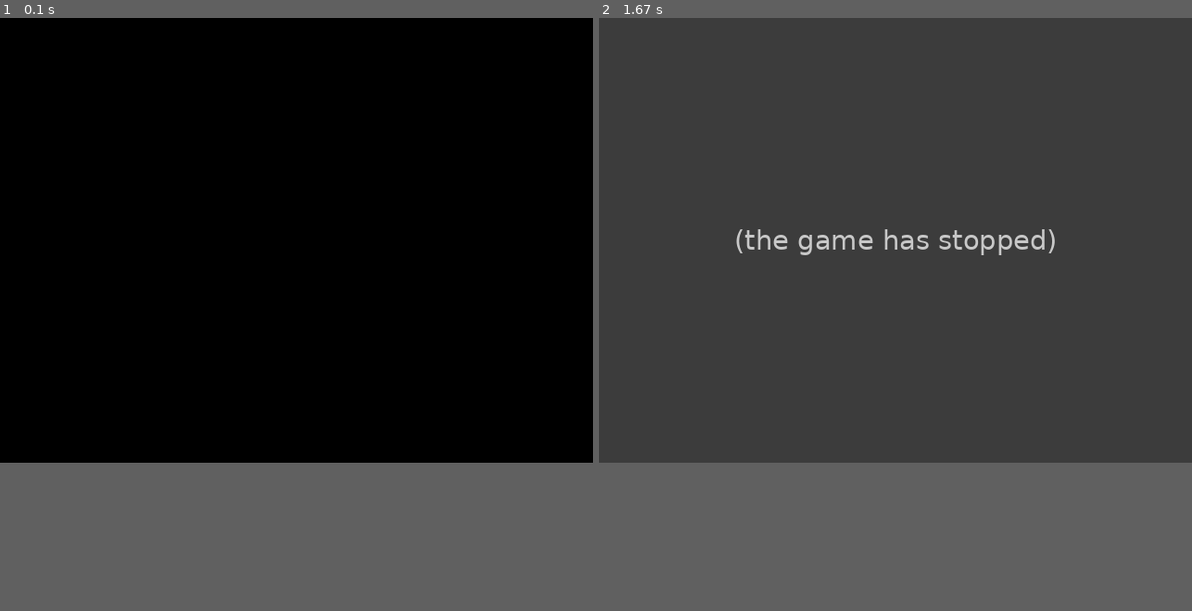
Above: before the commit, frames 1-2 (left to right).
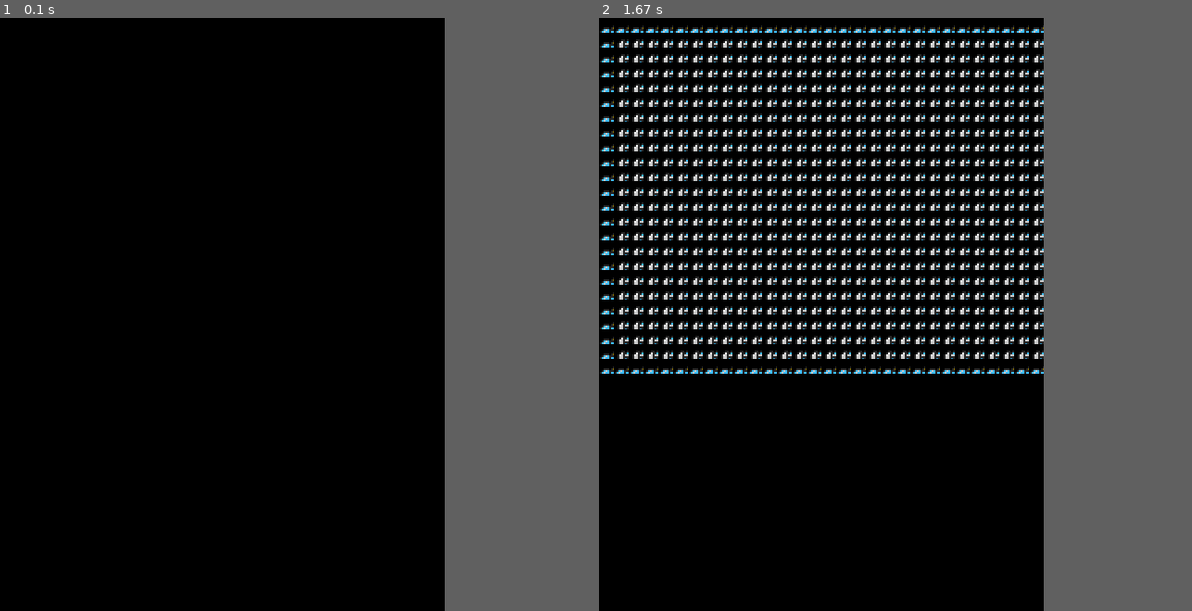
Above: after the commit, the same moments.

Repository: LouisJustinTALLOT/Hackathon-Bellon-Gstalter-Tallot
Game: pygame game, started from main.py
Two runs of this game, one before a commit and one after it. Both use one fixed random seed, a clock stepped at 60 frames per second and the inputs below.
Inputs:
- Up to frame 1 (0.1 s): no input
- Up to frame 2 (1.67 s): hold Up 0.83-1.3 s
In our replay, the window is 640x480 before the commit and 480x640 after it. These sizes can differ from the game's own. Grey fills any space a smaller window leaves; there, only what the larger window draws over its background counts as a difference.

The runs differ from the first frame. In frame 1, only the window size differs. In frame 2, 47% of the frame differs, in the area x 0-77%, y 0-75%.
Error before the commit: TypeError: Heros.deplacement() missing 1 required positional argument: 'matrice' (main.py li...; the game stopped at 1 s (later frames are placeholders)

Commit message:
affichage dans main

Diff:
--- a/main.py
+++ b/main.py
@@ -1,6 +1,4 @@
 import pygame as pg
-# import sys
-# sys.path.insert(1, './src')
 
 import src.get_levels as gl
 import src.display as display
@@ -10,10 +8,13 @@
 # faire 'Q' pour arrêter le script'
 pg.init()
 n, m = 40, 30
-screen = display.init(n, m) #appelle le fichier externe display.py
+screen = display.init(m, n) #appelle le fichier externe display.py
 perso = heros.Heros(20,20)
 clock = pg.time.Clock()
 running = True
+images = [pg.image.load("images/sol.png"), pg.image.load("images/heros.png"), pg.image.load("images/mur.png")] #images à afficher
+list_levels = gl.load_all_levels()
+mat = list_levels[0].matrice_niveau
 while running:
     clock.tick(1)
     for event in pg.event.get():
@@ -23,13 +24,13 @@
                 if event.key == pg.K_q:
                     running = False
                 if event.key == pg.K_UP:
-                    perso.deplacement((0,-16))
+                    perso.deplacement((0,-1), mat)
                 if event.key == pg.K_DOWN:
-                    perso.deplacement((0,16))
+                    perso.deplacement((0,1), mat)
                 if event.key == pg.K_RIGHT:
-                    perso.deplacement((16,0))
+                    perso.deplacement((1,0), mat)
                 if event.key == pg.K_LEFT:
-                    perso.deplacement((-16,0))
-    perso.affiche_heros(screen)
+                    perso.deplacement((-1,0), mat)
+    display.affichage(screen, mat, images)
     pg.display.update()
 pg.quit()
--- a/src/display.py
+++ b/src/display.py
@@ -11,18 +11,11 @@
     screen = pg.display.set_mode((16*n, 16*m))
     return screen
 
-def affichage(screen, matrice):
-    global images
+def affichage(screen, matrice, images):
     n, m = len(matrice), len(matrice[0])
     for i in range(n):
         for j in range(m):
             screen.blit(images[matrice[i][j]], (16*j, 16*i))
-
-
-images = [pg.image.load("images/sol.png"), pg.image.load("images/heros.png"), pg.image.load("images/mur.png")] #images à afficher
-
-
-
 
 # section de test
 
